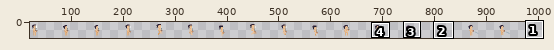
Two states of a sprite sheet, dist/assets/images/gentil_hero_all.png. The picture above shows the old version from afar; the outline marks the close-up.
Close-up. Old version:
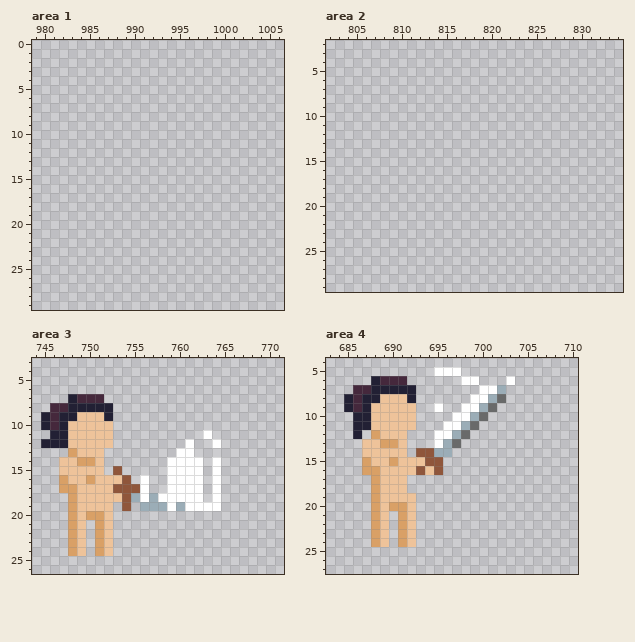
The file is 450x30 pixels. Shown: area 1: x 979..1006, y 0..29; area 2: x 802..834, y 2..29; area 3: x 744..771, y 3..26; area 4: x 683..710, y 4..27. The old version is drawn lined up with the new one. The wide view leaves out empty margins. The commit also changed other parts of the picture, which this record leaves out.
After the commit:
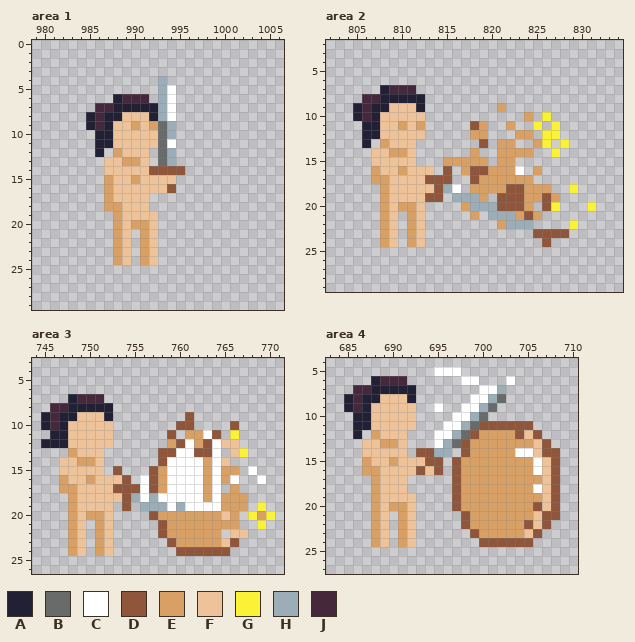
Palette (. is transparent): A #222034  B #696a6a  C #ffffff  D #8f563b  E #d9a066  F #eec39a  G #fbf236  H #9badb7  J #45283c
From old to new:
canvas 450x30 -> 1020x30; drawings rearranged on the sheet (the old picture shows each at its new place)
--- area 1
@@ x 983..997 @@
  3 ...............
- 4 ...............
- 5 ...............
- 6 ...............
- 7 ...............
- 8 ...............
- 9 ...............
-10 ...............
-11 ...............
-12 ...............
-13 ...............
-14 ...............
-15 ...............
-16 ...............
-17 ...............
-18 ...............
-19 ...............
-20 ...............
-21 ...............
-22 ...............
-23 ...............
-24 ...............
+ 4 ..........H....
+ 5 ..........HC...
+ 6 .....AJJJ.HC...
+ 7 ...JJAAAAAHC...
+ 8 ..AJAAFFFAHC...
+ 9 ..AJAFFEFEBH...
+10 ...AAFFFFFBH...
+11 ...AAFFFFFBC...
+12 ...A.EFFF.BH...
+13 ....FFEEF.BH...
+14 ....FFFFFDDDD..
+15 ....EFFEFFFF...
+16 ....EFFFFFFD...
+17 ....EFFFF......
+18 ....EEFFF......
+19 .....EFFFF.....
+20 .....EFEEF.....
+21 .....EF.EF.....
+22 .....EF.EF.....
+23 .....EF.EF.....
+24 .....EF.EF.....
 25 ...............
--- area 2
@@ x 802..834 @@
  6 .................................
- 7 .................................
- 8 .................................
- 9 .................................
-10 .................................
-11 .................................
-12 .................................
-13 .................................
-14 .................................
-15 .................................
-16 .................................
-17 .................................
-18 .................................
-19 .................................
-20 .................................
-21 .................................
-22 .................................
-23 .................................
-24 .................................
+ 7 ......AJJJ.......................
+ 8 ....JJAAAAA......................
+ 9 ...AJAAFFFA........E.............
+10 ...AJAFFFFF...........E.G........
+11 ....AAFFEFE.....DE..E..G.G.......
+12 ....AAFFFFF.....EE...EE.GG.......
+13 ....A.EFFF.......D.EE..EG.G......
+14 .....FFEEF......E..EEEE..G.......
+15 .....FFFFF...EEEEE.EE............
+16 .....EFFEFFF.D.EDDEEEC.E.........
+17 .....EEFFFFDDD..DEEEEEE..........
+18 ......EFFFFFDHC.EEEEDDEEE..G.....
+19 ......EFFFFDD.HHHE.DDDEEDE.......
+20 ......EFEEF....EHHHDDDE.DG...G...
+21 ......EF.EF.....E.HHHEDE.........
+22 ......EF.EF........EHHH....G.....
+23 ......EF.EF............DDDD......
+24 ......EF.EF.............D........
 25 .................................
--- area 3
@@ x 755..771 @@
  8 .................
- 9 .................
-10 .................
-11 ........C........
-12 ......C..C.......
-13 .....CC..........
-14 ....CCCC.C.......
-15 ....CCCC.C.......
-16 .C..CCCC.C.......
-17 DC..CCCC.C.......
-18 HCHCCCCC.C.......
-19 .HHHCHCCCC.......
-20 .................
-21 .................
-22 .................
-23 .................
-24 .................
+ 9 ......D..........
+10 .....DD....D.....
+11 ....D.EECD.G.....
+12 ....EDCEDCFF.....
+13 ...DDCCDDC.FG....
+14 ...DCCCCECF......
+15 ..DECCCCECEE.C...
+16 .CDECCCCECEC..C..
+17 DCDECCCCEC.E.....
+18 HCHCCCCCECEEE....
+19 .HHHCHCCCCEEE.G..
+20 ..DEEEEEEEFE.GEG.
+21 ...DEEEEEEEE..G..
+22 ...DEEEEEE.FF....
+23 ....DEEEEEFD.....
+24 .....DDDDDD......
 25 .................
--- area 4
@@ x 695..710 @@
 10 ..CCHB..........
-11 .CCHB...........
-12 CCHB............
-13 CHB.............
-14 HH..............
-15 D...............
-16 D...............
-17 ................
-18 ................
-19 ................
-20 ................
-21 ................
-22 ................
-23 ................
-24 ................
+11 .CCHBDDDDDD.....
+12 CCHBDEEEEDFD....
+13 CHBDEEEEEEEFD...
+14 HH.DEEEEECCFDD..
+15 D.DEEEEEEEECFD..
+16 D.DEEEEEEEECFD..
+17 ..DEEEEEEEEEFD..
+18 ..DEEEEEEEECFD..
+19 ..DEEEEEEEEEFD..
+20 ..DEEEEEEEEDFD..
+21 ...DEEEEEEEFDD..
+22 ...DEEEEEEDFD...
+23 ....DEEEEEFD....
+24 .....DDDDDD.....
 25 ................
